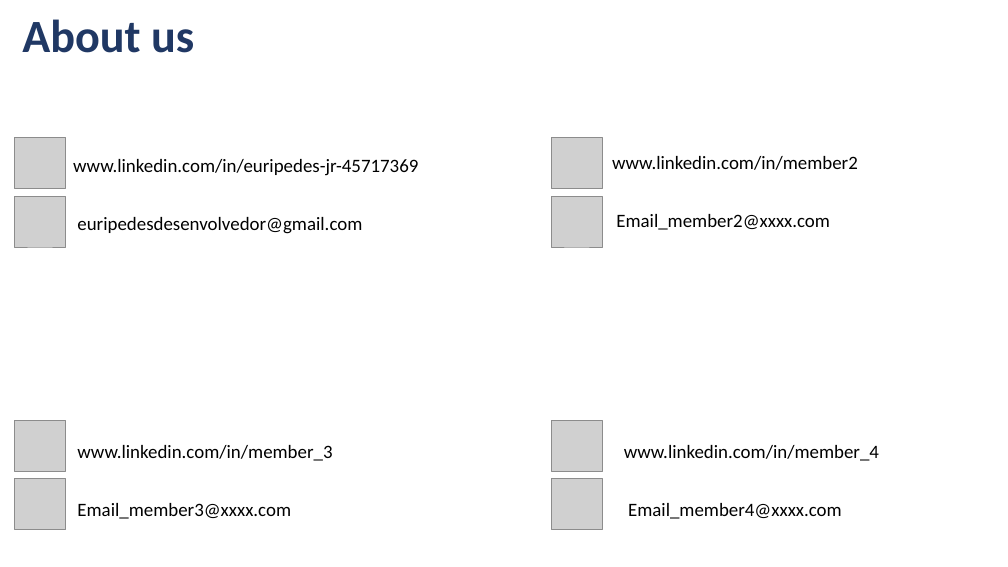
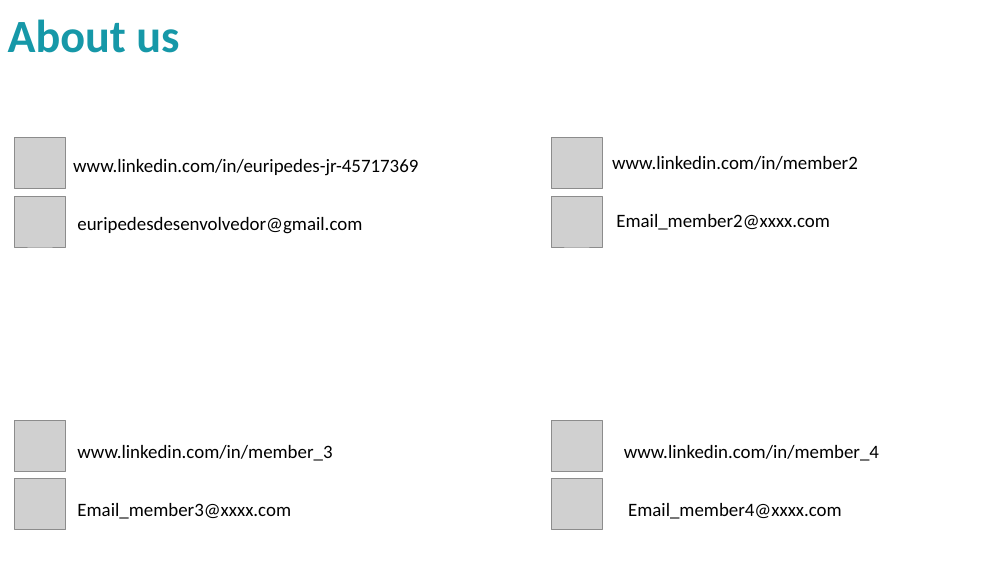
Before and after one commit to Euripedesjr9/UFRJ-ED, a slide deck: slide 7 of Grupo_4_BIG_Data_Desafios_profissional_info.pptx (slide 3 before the commit). Drawn at 1008x567 pixels with LibreOffice and Linux fonts; fonts in the diff are those of the drawing; grey boxes stand for pictures; background and template pictures are left out. Boxes give left, top, right and bottom in pixels: in the first picture for what was removed or moved away, otherwise in the second. Text is boxed around its words. In the diff, an @@ line names an element or a change of style, - is before the commit and + after.

```diff
--- a/Grupo_4_BIG_Data_Desafios_profissional_info.pptx
+++ b/Grupo_4_BIG_Data_Desafios_profissional_info.pptx
@@ title "About us" moved from (x1=22, y1=19, x2=194, y2=53) to (x1=8, y1=19, x2=179, y2=53) @@
@@ title "About us" at (x1=8, y1=19, x2=179, y2=53): text colour #203864 to #1698A8 @@
```
Also in this commit, not shown: 5 slides added, 1 slide removed.
